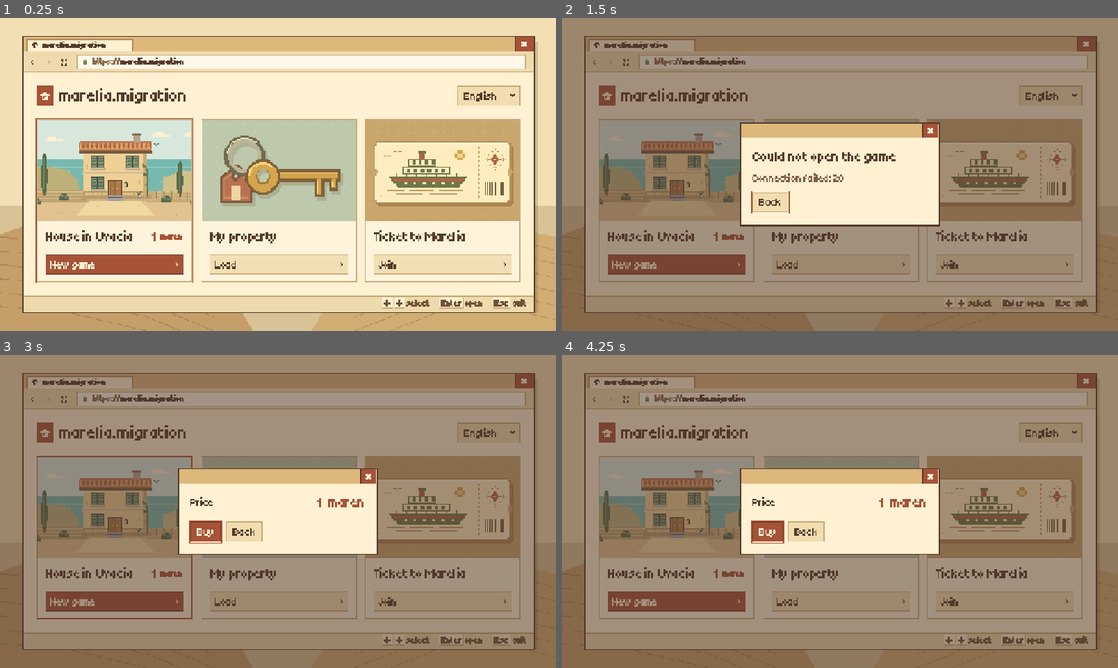
Above: before the commit, frames 1-4 (two rows, left to right).
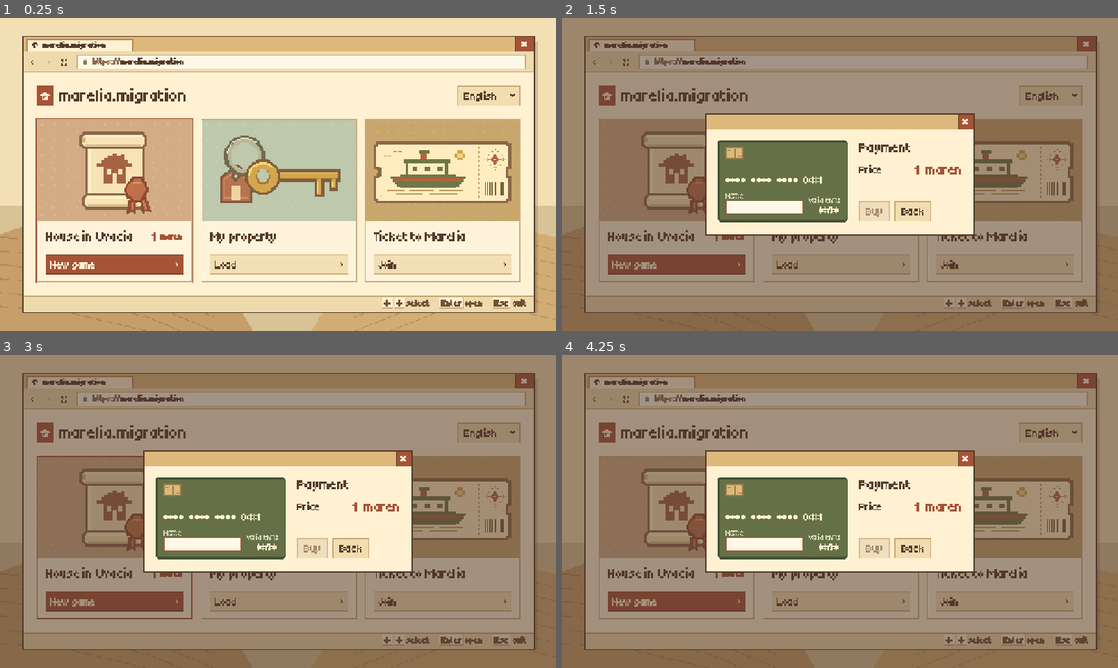
Above: after the commit, the same moments.

Repository: daniilbug/Marelia
Game: Godot game, scene res://scenes/app.tscn
The game is run twice, just before and just after one commit, with the same random seed, the same clock (stepped at 60 frames per second) and the same inputs.
Inputs (mouse positions are in pixels of both pictures, inside the frame that each line leads up to):
- Up to frame 1 (0.25 s): no input
- Up to frame 2 (1.5 s): click (673, 199) at 0.5 s; click (767, 193) at 1.25 s, where only the run before the commit has a clickable "Buy"
- Up to frame 3 (3 s): click "Back" at 2 s; click (111, 536) at 2.75 s
- Up to frame 4 (4.25 s): click "English" at 3.5 s

The runs differ from the first frame. In frame 1, 8.3% of the frame differs, in the area x 6-93%, y 32-64%; in frame 2, 18%; in frame 3, 20%, in the area x 6-92%, y 30-70%; in frame 4, 20%.

Commit message:
Update main menu UI

Diff:
--- a/assets/ui/main-menu/theme.tres
+++ b/assets/ui/main/theme.tres
@@ -1,8 +1,9 @@
-[gd_resource type="Theme" format=3]
-
-[ext_resource type="FontFile" path="res://assets/fonts/tiny5/Tiny5.ttf" id="font"]
-
-[ext_resource type="Texture2D" path="res://assets/ui/main-menu/icons/chevron.svg" id="language_arrow"]
+[gd_resource type="Theme" format=3 uid="uid://ca1d726obkpvu"]
+
+[ext_resource type="FontFile" uid="uid://c0m0cwrehapc5" path="res://assets/ui/main/fonts/tiny5/Tiny5.ttf" id="font"]
+[ext_resource type="Texture2D" uid="uid://d4hvf6fdhk3oa" path="res://assets/ui/main/icons/chevron.svg" id="language_arrow"]
+[ext_resource type="Texture2D" uid="uid://b3lh40jhv38tu" path="res://assets/ui/main/icons/radio-checked.png" id="radio_checked"]
+[ext_resource type="Texture2D" uid="uid://cnmc5juusxibc" path="res://assets/ui/main/icons/radio-unchecked.png" id="radio_unchecked"]
 
 [sub_resource type="StyleBoxFlat" id="StyleBoxFlat_maace"]
 content_margin_left = 12.0
@@ -237,24 +238,54 @@
 border_width_bottom = 2
 border_color = Color(0.52156866, 0.25490198, 0.1764706, 1)
 
+[sub_resource type="StyleBoxFlat" id="PaymentCardStyle"]
+content_margin_left = 18.0
+content_margin_top = 16.0
+content_margin_right = 18.0
+content_margin_bottom = 16.0
+bg_color = Color(0.4, 0.439216, 0.278431, 1)
+border_width_left = 4
+border_width_top = 4
+border_width_right = 4
+border_width_bottom = 4
+border_color = Color(0.27451, 0.313725, 0.203922, 1)
+corner_radius_top_left = 6
+corner_radius_top_right = 6
+corner_radius_bottom_right = 6
+corner_radius_bottom_left = 6
+corner_detail = 1
+anti_aliasing = false
+
+[sub_resource type="StyleBoxFlat" id="PaymentChipStyle"]
+content_margin_left = 4.0
+content_margin_top = 4.0
+content_margin_right = 4.0
+content_margin_bottom = 4.0
+bg_color = Color(0.858824, 0.72549, 0.490196, 1)
+border_width_left = 2
+border_width_top = 2
+border_width_right = 2
+border_width_bottom = 2
+border_color = Color(0.6, 0.478431, 0.270588, 1)
+
+[sub_resource type="StyleBoxFlat" id="StyleBoxFlat_fwhl7"]
+content_margin_left = 16.0
+content_margin_top = 10.0
+content_margin_right = 16.0
+content_margin_bottom = 10.0
+bg_color = Color(0.6509804, 0.3254902, 0.21568628, 1)
+border_width_left = 2
+border_width_top = 2
+border_width_right = 2
+border_width_bottom = 2
+border_color = Color(0.49019608, 0.23921569, 0.16078432, 1)
+
 [sub_resource type="StyleBoxFlat" id="StyleBoxFlat_nvpcb"]
 content_margin_left = 16.0
 content_margin_top = 10.0
 content_margin_right = 16.0
 content_margin_bottom = 10.0
 bg_color = Color(0.54509807, 0.2627451, 0.18039216, 1)
-border_width_left = 2
-border_width_top = 2
-border_width_right = 2
-border_width_bottom = 2
-border_color = Color(0.49019608, 0.23921569, 0.16078432, 1)
-
-[sub_resource type="StyleBoxFlat" id="StyleBoxFlat_fwhl7"]
-content_margin_left = 16.0
-content_margin_top = 10.0
-content_margin_right = 16.0
-content_margin_bottom = 10.0
-bg_color = Color(0.6509804, 0.3254902, 0.21568628, 1)
 border_width_left = 2
 border_width_top = 2
 border_width_right = 2
@@ -363,6 +394,40 @@
 MutedLabel/base_type = &"Label"
 MutedLabel/colors/font_color = Color(0.5019608, 0.3764706, 0.26666668, 1)
 MutedLabel/font_sizes/font_size = 24
+OptionButton/colors/font_color = Color(0.33333334, 0.23137255, 0.16470589, 1)
+OptionButton/colors/font_focus_color = Color(0.33333334, 0.23137255, 0.16470589, 1)
+OptionButton/colors/font_hover_color = Color(0.33333334, 0.23137255, 0.16470589, 1)
+OptionButton/constants/arrow_margin = 10
+OptionButton/icons/arrow = ExtResource("language_arrow")
+OptionButton/styles/focus = SubResource("StyleBoxFlat_geibx")
+OptionButton/styles/hover = SubResource("StyleBoxFlat_efflf")
+OptionButton/styles/normal = SubResource("StyleBoxFlat_j2y85")
+OptionButton/styles/pressed = SubResource("StyleBoxFlat_2v572")
+PaymentCard/base_type = &"PanelContainer"
+PaymentCard/styles/panel = SubResource("PaymentCardStyle")
+PaymentCardHint/base_type = &"Label"
+PaymentCardHint/colors/font_color = Color(0.85098, 0.843137, 0.721569, 1)
+PaymentCardHint/font_sizes/font_size = 18
+PaymentCardLabel/base_type = &"Label"
+PaymentCardLabel/colors/font_color = Color(1, 0.945098, 0.823529, 1)
+PaymentCardLabel/font_sizes/font_size = 20
+PaymentCardNumber/base_type = &"PaymentCardLabel"
+PaymentCardNumber/font_sizes/font_size = 24
+PaymentChip/base_type = &"PanelContainer"
+PaymentChip/styles/panel = SubResource("PaymentChipStyle")
+PaymentName/base_type = &"LineEdit"
+PaymentName/font_sizes/font_size = 20
+PaymentName/styles/normal = SubResource("StyleBoxFlat_maace")
+PopupMenu/colors/font_color = Color(0.33333334, 0.23137255, 0.16470589, 1)
+PopupMenu/colors/font_hover_color = Color(1, 0.94509804, 0.8235294, 1)
+PopupMenu/constants/h_separation = 10
+PopupMenu/constants/item_end_padding = 8
+PopupMenu/constants/item_start_padding = 4
+PopupMenu/constants/v_separation = 14
+PopupMenu/icons/radio_checked = ExtResource("radio_checked")
+PopupMenu/icons/radio_unchecked = ExtResource("radio_unchecked")
+PopupMenu/styles/hover = SubResource("StyleBoxFlat_fwhl7")
+PopupMenu/styles/panel = SubResource("StyleBoxFlat_j2y85")
 PriceLabel/base_type = &"Label"
 PriceLabel/colors/font_color = Color(0.6509804, 0.3254902, 0.21568628, 1)
 PriceLabel/font_sizes/font_size = 32
@@ -384,17 +449,3 @@
 TitleBar/styles/panel = SubResource("StyleBoxFlat_13nkc")
 Toolbar/base_type = &"PanelContainer"
 Toolbar/styles/panel = SubResource("StyleBoxFlat_6mx3x")
-
-OptionButton/styles/normal = SubResource("StyleBoxFlat_j2y85")
-OptionButton/styles/hover = SubResource("StyleBoxFlat_efflf")
-OptionButton/styles/pressed = SubResource("StyleBoxFlat_2v572")
-OptionButton/styles/focus = SubResource("StyleBoxFlat_geibx")
-OptionButton/colors/font_color = Color(0.33333334, 0.23137255, 0.16470589, 1)
-OptionButton/colors/font_hover_color = Color(0.33333334, 0.23137255, 0.16470589, 1)
-OptionButton/colors/font_focus_color = Color(0.33333334, 0.23137255, 0.16470589, 1)
-OptionButton/icons/arrow = ExtResource("language_arrow")
-OptionButton/constants/arrow_margin = 10
-PopupMenu/styles/panel = SubResource("StyleBoxFlat_j2y85")
-PopupMenu/styles/hover = SubResource("StyleBoxFlat_fwhl7")
-PopupMenu/colors/font_color = Color(0.33333334, 0.23137255, 0.16470589, 1)
-PopupMenu/colors/font_hover_color = Color(1, 0.94509804, 0.8235294, 1)
--- a/project.godot
+++ b/project.godot
@@ -65,7 +65,7 @@
 
 [internationalization]
 
-locale/translations=PackedStringArray("res://assets/localization/ru.po", "res://assets/localization/en.po")
+locale/translations=PackedStringArray("res://assets/localization/ru.po", "res://assets/localization/en.po", "res://assets/ui/main/localization/ru.po", "res://assets/ui/main/localization/en.po")
 locale/fallback="ru"
 
 [layer_names]
--- a/scenes/ui/main_menu.tscn
+++ b/scenes/ui/main/menu.tscn
@@ -1,16 +1,17 @@
 [gd_scene format=3]
 
-[ext_resource type="Script" path="res://scripts/ui/main_menu.gd" id="script"]
-[ext_resource type="PackedScene" path="res://scenes/ui/main_menu_card.tscn" id="card"]
-[ext_resource type="Theme" path="res://assets/ui/main-menu/theme.tres" id="theme"]
-[ext_resource type="Texture2D" path="res://assets/ui/main-menu/desktop.png" id="desktop"]
-[ext_resource type="Texture2D" path="res://assets/ui/main-menu/new-home.png" id="new"]
-[ext_resource type="Texture2D" path="res://assets/ui/main-menu/owned-home.png" id="owned"]
-[ext_resource type="Texture2D" path="res://assets/ui/main-menu/ferry-ticket.png" id="ticket"]
-[ext_resource type="Texture2D" path="res://assets/ui/main-menu/icons/home.svg" id="home"]
-[ext_resource type="Texture2D" path="res://assets/ui/main-menu/icons/arrow.svg" id="arrow"]
-[ext_resource type="Texture2D" path="res://assets/ui/main-menu/icons/close.svg" id="close"]
-[ext_resource type="Texture2D" path="res://assets/ui/main-menu/icons/lock.svg" id="lock"]
+[ext_resource type="Script" path="res://scripts/ui/main/menu.gd" id="script"]
+[ext_resource type="PackedScene" path="res://scenes/ui/main/menu_card.tscn" id="card"]
+[ext_resource type="PackedScene" path="res://scenes/ui/main/payment_card.tscn" id="payment_card"]
+[ext_resource type="Theme" path="res://assets/ui/main/theme.tres" id="theme"]
+[ext_resource type="Texture2D" path="res://assets/ui/main/desktop.png" id="desktop"]
+[ext_resource type="Texture2D" path="res://assets/ui/main/new-home.png" id="new"]
+[ext_resource type="Texture2D" path="res://assets/ui/main/owned-home.png" id="owned"]
+[ext_resource type="Texture2D" path="res://assets/ui/main/ferry-ticket.png" id="ticket"]
+[ext_resource type="Texture2D" path="res://assets/ui/main/icons/home.svg" id="home"]
+[ext_resource type="Texture2D" path="res://assets/ui/main/icons/arrow.svg" id="arrow"]
+[ext_resource type="Texture2D" path="res://assets/ui/main/icons/close.svg" id="close"]
+[ext_resource type="Texture2D" path="res://assets/ui/main/icons/lock.svg" id="lock"]
 
 [node name="MainMenu" type="Control"]
 layout_mode = 1
@@ -432,39 +433,59 @@
 layout_mode = 2
 theme_override_constants/separation = 0
 
-[node name="NewGame" type="VBoxContainer" parent="ModalOverlay/Center/Frame/Layout/Body/Pages"]
-layout_mode = 2
+[node name="NewGame" type="HBoxContainer" parent="ModalOverlay/Center/Frame/Layout/Body/Pages"]
+layout_mode = 2
+custom_minimum_size = Vector2(562, 188)
 theme_override_constants/separation = 24
 visible = false
 
-[node name="Price" type="HBoxContainer" parent="ModalOverlay/Center/Frame/Layout/Body/Pages/NewGame"]
+[node name="Card" parent="ModalOverlay/Center/Frame/Layout/Body/Pages/NewGame" instance=ExtResource("payment_card")]
+layout_mode = 2
+
+[node name="Checkout" type="VBoxContainer" parent="ModalOverlay/Center/Frame/Layout/Body/Pages/NewGame"]
+layout_mode = 2
+size_flags_horizontal = 3
+theme_override_constants/separation = 16
+
+[node name="Title" type="Label" parent="ModalOverlay/Center/Frame/Layout/Body/Pages/NewGame/Checkout"]
+layout_mode = 2
+text = "ui.payment.title"
+theme_type_variation = "DialogTitle"
+mouse_filter = 2
+
+[node name="Price" type="HBoxContainer" parent="ModalOverlay/Center/Frame/Layout/Body/Pages/NewGame/Checkout"]
 layout_mode = 2
 theme_override_constants/separation = 12
 
-[node name="Caption" type="Label" parent="ModalOverlay/Center/Frame/Layout/Body/Pages/NewGame/Price"]
+[node name="Caption" type="Label" parent="ModalOverlay/Center/Frame/Layout/Body/Pages/NewGame/Checkout/Price"]
 layout_mode = 2
 text = "ui.menu.new_game.cost"
-mouse_filter = 2
-size_flags_horizontal = 3
-
-[node name="Value" type="Label" parent="ModalOverlay/Center/Frame/Layout/Body/Pages/NewGame/Price"]
+size_flags_horizontal = 3
+mouse_filter = 2
+
+[node name="Value" type="Label" parent="ModalOverlay/Center/Frame/Layout/Body/Pages/NewGame/Checkout/Price"]
 layout_mode = 2
 text = "ui.menu.new_game.price"
-mouse_filter = 2
 theme_type_variation = "PriceLabel"
-
-[node name="Actions" type="HBoxContainer" parent="ModalOverlay/Center/Frame/Layout/Body/Pages/NewGame"]
+mouse_filter = 2
+
+[node name="Spacer" type="Control" parent="ModalOverlay/Center/Frame/Layout/Body/Pages/NewGame/Checkout"]
+layout_mode = 2
+size_flags_vertical = 3
+mouse_filter = 2
+
+[node name="Actions" type="HBoxContainer" parent="ModalOverlay/Center/Frame/Layout/Body/Pages/NewGame/Checkout"]
 layout_mode = 2
 theme_override_constants/separation = 12
 
-[node name="Buy" type="Button" parent="ModalOverlay/Center/Frame/Layout/Body/Pages/NewGame/Actions"]
+[node name="Buy" type="Button" parent="ModalOverlay/Center/Frame/Layout/Body/Pages/NewGame/Checkout/Actions"]
 layout_mode = 2
 text = "ui.action.buy"
 theme_type_variation = "PrimaryButton"
 focus_mode = 2
 mouse_default_cursor_shape = 2
 
-[node name="Back" type="Button" parent="ModalOverlay/Center/Frame/Layout/Body/Pages/NewGame/Actions"]
+[node name="Back" type="Button" parent="ModalOverlay/Center/Frame/Layout/Body/Pages/NewGame/Checkout/Actions"]
 layout_mode = 2
 text = "ui.action.back"
 theme_type_variation = "Button"
--- a/scenes/ui/main_menu_card.tscn
+++ b/scenes/ui/main/menu_card.tscn
@@ -1,10 +1,10 @@
-[gd_scene format=3]
+[gd_scene format=3 uid="uid://bjejtol0vs8lo"]
 
-[ext_resource type="Script" path="res://scripts/ui/main_menu_card.gd" id="script"]
-[ext_resource type="Theme" path="res://assets/ui/main-menu/theme.tres" id="theme"]
-[ext_resource type="Texture2D" path="res://assets/ui/main-menu/icons/arrow.svg" id="arrow"]
+[ext_resource type="Script" path="res://scripts/ui/main/menu_card.gd" id="script"]
+[ext_resource type="Theme" path="res://assets/ui/main/theme.tres" id="theme"]
+[ext_resource type="Texture2D" path="res://assets/ui/main/icons/arrow.svg" id="arrow"]
 
-[node name="MainMenuCard" type="Button"]
+[node name="MainMenuCard" type="Button" unique_id=1131278453]
 custom_minimum_size = Vector2(0, 376)
 layout_mode = 3
 anchors_preset = 0
@@ -15,7 +15,7 @@
 focus_mode = 2
 mouse_default_cursor_shape = 2
 
-[node name="Content" type="VBoxContainer" parent="."]
+[node name="Content" type="VBoxContainer" parent="." unique_id=1703249466]
 layout_mode = 1
 anchors_preset = 15
 anchor_right = 1.0
@@ -29,14 +29,14 @@
 mouse_filter = 2
 theme_override_constants/separation = 0
 
-[node name="Art" type="TextureRect" parent="Content"]
+[node name="Art" type="TextureRect" parent="Content" unique_id=562441306]
 layout_mode = 2
 custom_minimum_size = Vector2(0, 232)
 mouse_filter = 2
 expand_mode = 1
 stretch_mode = 6
 
-[node name="Body" type="MarginContainer" parent="Content"]
+[node name="Body" type="MarginContainer" parent="Content" unique_id=932881162]
 layout_mode = 2
 theme_override_constants/margin_left = 18
 theme_override_constants/margin_top = 18
@@ -45,17 +45,17 @@
 size_flags_vertical = 3
 mouse_filter = 2
 
-[node name="Layout" type="VBoxContainer" parent="Content/Body"]
+[node name="Layout" type="VBoxContainer" parent="Content/Body" unique_id=1679366303]
 layout_mode = 2
 theme_override_constants/separation = 0
 mouse_filter = 2
 
-[node name="Header" type="HBoxContainer" parent="Content/Body/Layout"]
+[node name="Header" type="HBoxContainer" parent="Content/Body/Layout" unique_id=847645820]
 layout_mode = 2
 theme_override_constants/separation = 8
 mouse_filter = 2
 
-[node name="Title" type="Label" parent="Content/Body/Layout/Header"]
+[node name="Title" type="Label" parent="Content/Body/Layout/Header" unique_id=1069891016]
 layout_mode = 2
 text = ""
 mouse_filter = 2
@@ -63,48 +63,48 @@
 clip_text = true
 theme_type_variation = "CardTitle"
 
-[node name="Price" type="HBoxContainer" parent="Content/Body/Layout/Header"]
+[node name="Price" type="HBoxContainer" parent="Content/Body/Layout/Header" unique_id=1895954624]
 layout_mode = 2
 theme_override_constants/separation = 5
 mouse_filter = 2
 
-[node name="Amount" type="Label" parent="Content/Body/Layout/Header/Price"]
+[node name="Amount" type="Label" parent="Content/Body/Layout/Header/Price" unique_id=1470672378]
 layout_mode = 2
 text = "1"
 mouse_filter = 2
 theme_type_variation = "PriceLabel"
 
-[node name="Unit" type="Label" parent="Content/Body/Layout/Header/Price"]
+[node name="Unit" type="Label" parent="Content/Body/Layout/Header/Price" unique_id=1142098251]
 layout_mode = 2
 text = "common.currency.maren"
 mouse_filter = 2
 vertical_alignment = 2
 theme_type_variation = "CurrencyLabel"
 
-[node name="Spacer" type="Control" parent="Content/Body/Layout"]
+[node name="Spacer" type="Control" parent="Content/Body/Layout" unique_id=871688560]
 layout_mode = 2
 custom_minimum_size = Vector2(0, 22)
 size_flags_vertical = 3
 mouse_filter = 2
 
-[node name="Action" type="PanelContainer" parent="Content/Body/Layout"]
+[node name="Action" type="PanelContainer" parent="Content/Body/Layout" unique_id=526606866]
 layout_mode = 2
 custom_minimum_size = Vector2(0, 43)
 theme_type_variation = "CardSecondaryAction"
 mouse_filter = 2
 
-[node name="Row" type="HBoxContainer" parent="Content/Body/Layout/Action"]
+[node name="Row" type="HBoxContainer" parent="Content/Body/Layout/Action" unique_id=34879737]
 layout_mode = 2
 theme_override_constants/separation = 8
 mouse_filter = 2
 
-[node name="Caption" type="Label" parent="Content/Body/Layout/Action/Row"]
+[node name="Caption" type="Label" parent="Content/Body/Layout/Action/Row" unique_id=515357578]
 layout_mode = 2
 text = ""
 mouse_filter = 2
 size_flags_horizontal = 3
 
-[node name="Arrow" type="TextureRect" parent="Content/Body/Layout/Action/Row"]
+[node name="Arrow" type="TextureRect" parent="Content/Body/Layout/Action/Row" unique_id=766903209]
 layout_mode = 2
 custom_minimum_size = Vector2(16, 16)
 mouse_filter = 2
--- /dev/null
+++ b/scenes/ui/main/payment_card.tscn
@@ -0,0 +1,123 @@
+[gd_scene format=3]
+
+[ext_resource type="Theme" path="res://assets/ui/main/theme.tres" id="theme"]
+
+[node name="PaymentCard" type="PanelContainer"]
+custom_minimum_size = Vector2(300, 188)
+theme = ExtResource("theme")
+theme_type_variation = "PaymentCard"
+mouse_filter = 2
+
+[node name="Layout" type="VBoxContainer" parent="."]
+layout_mode = 2
+theme_override_constants/separation = 12
+mouse_filter = 2
+
+[node name="Header" type="HBoxContainer" parent="Layout"]
+layout_mode = 2
+mouse_filter = 2
+
+[node name="Chip" type="PanelContainer" parent="Layout/Header"]
+layout_mode = 2
+custom_minimum_size = Vector2(40, 28)
+theme_type_variation = "PaymentChip"
+mouse_filter = 2
+
+[node name="Circuit" type="Control" parent="Layout/Header/Chip"]
+layout_mode = 2
+custom_minimum_size = Vector2(32, 20)
+mouse_filter = 2
+
+[node name="Vertical" type="ColorRect" parent="Layout/Header/Chip/Circuit"]
+layout_mode = 0
+offset_left = 15.0
+offset_top = 0.0
+offset_right = 17.0
+offset_bottom = 20.0
+color = Color(0.6, 0.478431, 0.270588, 1)
+mouse_filter = 2
+
+[node name="Horizontal" type="ColorRect" parent="Layout/Header/Chip/Circuit"]
+layout_mode = 0
+offset_left = 0.0
+offset_top = 9.0
+offset_right = 32.0
+offset_bottom = 11.0
+color = Color(0.6, 0.478431, 0.270588, 1)
+mouse_filter = 2
+
+[node name="Left" type="ColorRect" parent="Layout/Header/Chip/Circuit"]
+layout_mode = 0
+offset_left = 0.0
+offset_top = 3.0
+offset_right = 8.0
+offset_bottom = 5.0
+color = Color(0.6, 0.478431, 0.270588, 1)
+mouse_filter = 2
+
+[node name="Right" type="ColorRect" parent="Layout/Header/Chip/Circuit"]
+layout_mode = 0
+offset_left = 24.0
+offset_top = 15.0
+offset_right = 32.0
+offset_bottom = 17.0
+color = Color(0.6, 0.478431, 0.270588, 1)
+mouse_filter = 2
+
+[node name="Spacer" type="Control" parent="Layout"]
+layout_mode = 2
+size_flags_vertical = 3
+mouse_filter = 2
+
+[node name="Number" type="Label" parent="Layout"]
+layout_mode = 2
+text = "ui.payment.card.number"
+theme_type_variation = "PaymentCardNumber"
+mouse_filter = 2
+
+[node name="Details" type="HBoxContainer" parent="Layout"]
+layout_mode = 2
+theme_override_constants/separation = 12
+mouse_filter = 2
+
+[node name="Holder" type="VBoxContainer" parent="Layout/Details"]
+layout_mode = 2
+theme_override_constants/separation = 1
+mouse_filter = 2
+size_flags_horizontal = 3
+
+[node name="Caption" type="Label" parent="Layout/Details/Holder"]
+layout_mode = 2
+text = "ui.payment.card.holder_label"
+horizontal_alignment = 0
+theme_type_variation = "PaymentCardHint"
+mouse_filter = 2
+
+[node name="NameInput" type="LineEdit" parent="Layout/Details/Holder"]
+custom_minimum_size = Vector2(0, 32)
+layout_mode = 2
+theme_type_variation = "PaymentName"
+mouse_default_cursor_shape = 1
+max_length = 64
+keep_editing_on_text_submit = true
+tooltip_text = "ui.payment.card.holder_label"
+
+[node name="Expiry" type="VBoxContainer" parent="Layout/Details"]
+layout_mode = 2
+size_flags_vertical = 8
+theme_override_constants/separation = 1
+mouse_filter = 2
+
+[node name="Caption" type="Label" parent="Layout/Details/Expiry"]
+layout_mode = 2
+text = "ui.payment.card.expiry_label"
+horizontal_alignment = 2
+theme_type_variation = "PaymentCardHint"
+mouse_filter = 2
+
+[node name="Value" type="Label" parent="Layout/Details/Expiry"]
+layout_mode = 2
+text = "ui.payment.card.expiry"
+horizontal_alignment = 2
+theme_type_variation = "PaymentCardLabel"
+mouse_filter = 2
--- a/scripts/app.gd
+++ b/scripts/app.gd
@@ -1,7 +1,7 @@
 extends Node
 
 const WORLD := preload("res://scenes/levels/main.tscn")
-const MENU := preload("res://scenes/ui/main_menu.tscn")
+const MENU := preload("res://scenes/ui/main/menu.tscn")
 @onready var session: NetworkSession = $NetworkSession
 var _world: Main
 var _menu: MainMenu
@@ -44,7 +44,8 @@
 	_menu.connection_cancelled.connect(session.close)
 	add_child(_menu)
 
-func _start_new_game() -> void:
+func _start_new_game(character_name: String) -> void:
+	Player.local_setup["name"] = character_name
 	SaveManager.new_game()
 	_menu.show_connecting()
 	session.host(_port)
--- a/scripts/ui/main_menu.gd
+++ b/scripts/ui/main/menu.gd
@@ -1,7 +1,7 @@
 class_name MainMenu
 extends Control
 
-signal new_game_requested
+signal new_game_requested(character_name: String)
 signal load_game_requested(file_name: String)
 signal join_game_requested(address: String)
 signal connection_cancelled
@@ -16,7 +16,9 @@
 @onready var _modal_close: Button = $ModalOverlay/Center/Frame/Layout/TitleBar/Row/Close
 @onready var _address: LineEdit = $ModalOverlay/Center/Frame/Layout/Body/Pages/Join/Address
 @onready var _address_error: Label = $ModalOverlay/Center/Frame/Layout/Body/Pages/Join/Error
-@onready var _navigation: Array[Control] = [_new_game, _load, _join, _close, _language]
+@onready var _character_name: LineEdit = _pages.get_node("NewGame/Card/Layout/Details/Holder/NameInput")
+@onready var _buy: Button = _pages.get_node("NewGame/Checkout/Actions/Buy")
+@onready var _navigation: Array[Control] = [_new_game, _load, _join, _language, _close]
 
 var _locale_codes := PackedStringArray()
 var _previous_focus: Control
@@ -32,9 +34,12 @@
 	_join.pressed.connect(_show_join)
 	_close.pressed.connect(_show_quit)
 	_modal_close.pressed.connect(_close_modal)
-	for path in ["NewGame/Actions/Back", "Load/Back", "Join/Actions/Back", "Quit/Actions/Back", "Status/Back"]:
+	for path in ["NewGame/Checkout/Actions/Back", "Load/Back", "Join/Actions/Back", "Quit/Actions/Back", "Status/Back"]:
 		_pages.get_node(path).pressed.connect(_close_modal)
-	_pages.get_node("NewGame/Actions/Buy").pressed.connect(new_game_requested.emit)
+	_update_purchase_button(_character_name.text)
+	_buy.pressed.connect(_submit_purchase)
+	_character_name.text_changed.connect(_update_purchase_button)
+	_character_name.text_submitted.connect(func(_value: String): _submit_purchase())
 	_pages.get_node("Join/Actions/Buy").pressed.connect(_submit_address)
 	_address.text_submitted.connect(func(_text: String): _submit_address())
 	_address.text_changed.connect(func(_text: String): _address_error.hide())
@@ -106,10 +111,19 @@
 
 func _show_new_game() -> void:
 	var amount := _new_game.price
-	L10n.bind(_pages.get_node("NewGame/Price/Value"), L10n.message(&"ui.menu.new_game.price", {
+	L10n.bind(_pages.get_node("NewGame/Checkout/Price/Value"), L10n.message(&"ui.menu.new_game.price", {
 		"amount": amount, "currency": L10n.message(&"common.currency.maren", {}, amount),
 	}))
-	_show_page("NewGame", [_pages.get_node("NewGame/Actions/Buy"), _pages.get_node("NewGame/Actions/Back")])
+	_show_page("NewGame", [_character_name, _buy, _pages.get_node("NewGame/Checkout/Actions/Back")])
+
+func _update_purchase_button(value: String) -> void:
+	_buy.disabled = value.strip_edges().is_empty()
+	_buy.focus_mode = Control.FOCUS_NONE if _buy.disabled else Control.FOCUS_ALL
+
+func _submit_purchase() -> void:
+	var character_name := _character_name.text.strip_edges()
+	if not character_name.is_empty():
+		new_game_requested.emit(character_name)
 
 func _show_saves() -> void:
 	var list: VBoxContainer = _pages.get_node("Load/Scroll/Saves")
Not shown, changed: assets/localization/en.po
Not shown, changed: assets/localization/ru.po
Binary file removed: assets/ui/main-menu/ferry-ticket.png
Binary file removed: assets/ui/main-menu/new-home.png
Binary file removed: assets/ui/main-menu/owned-home.png
Renamed: assets/ui/main-menu/desktop.png -> assets/ui/main/desktop.png
Not shown, added: assets/ui/main/desktop.png.import
Binary file added: assets/ui/main/ferry-ticket.png
Not shown, changed: assets/ui/main/ferry-ticket.png.import
Renamed: assets/fonts/tiny5/OFL.txt -> assets/ui/main/fonts/tiny5/OFL.txt
Renamed: assets/fonts/tiny5/Tiny5.ttf -> assets/ui/main/fonts/tiny5/Tiny5.ttf
Not shown, changed: assets/ui/main/fonts/tiny5/Tiny5.ttf.import
(and 23 more such lines)
